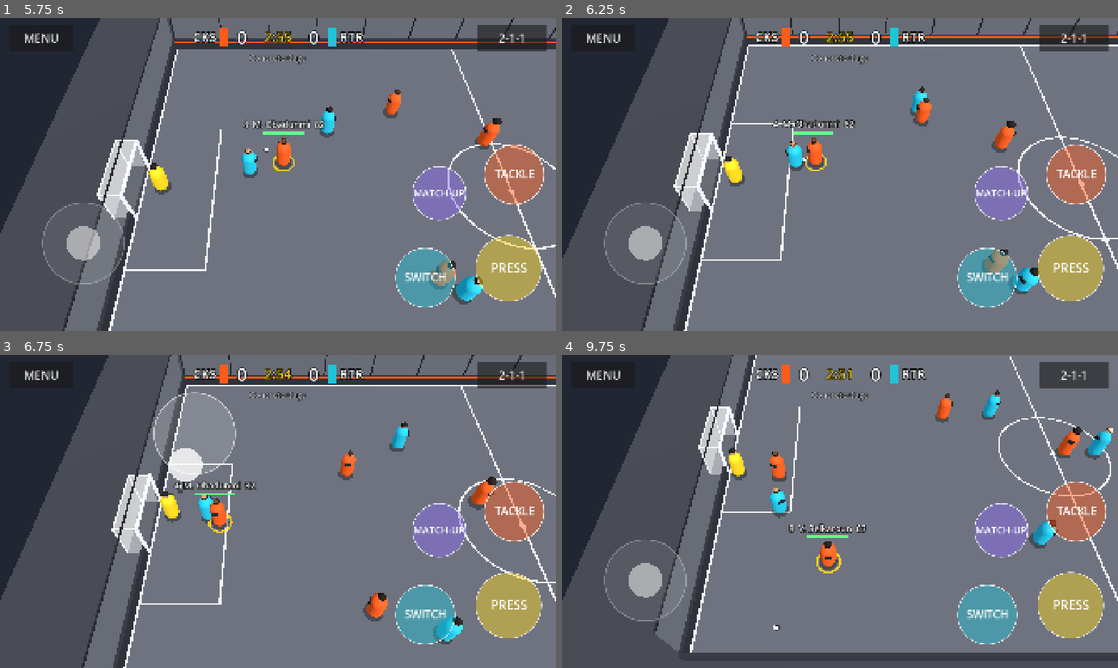
Above: before the commit, frames 1-4 (two rows, left to right).
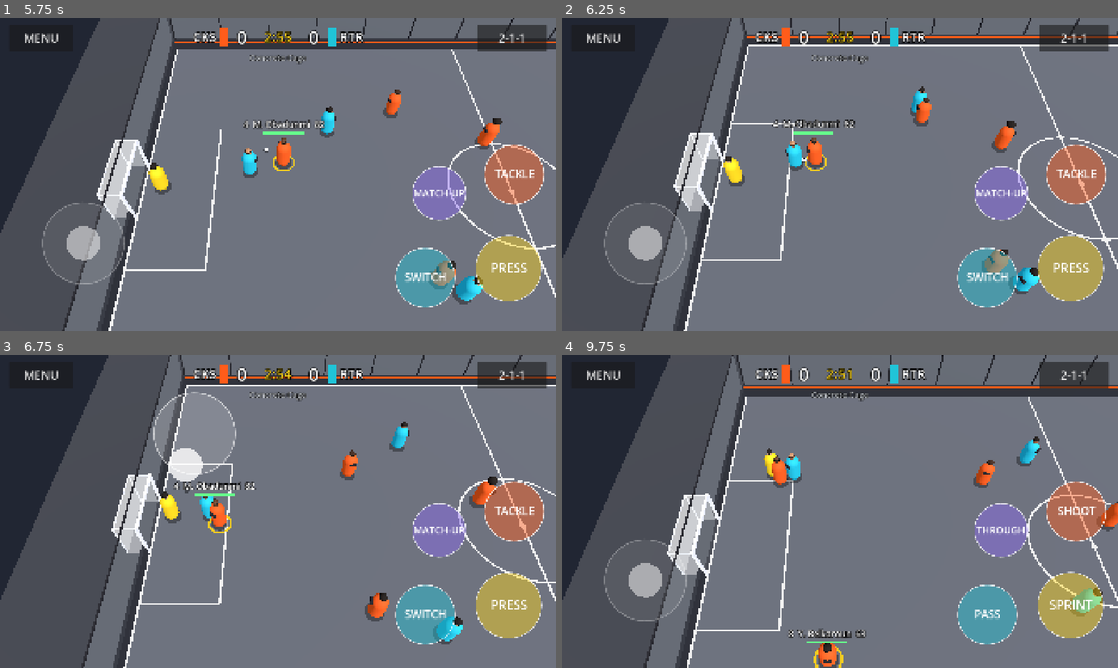
Above: after the commit, the same moments.

Repository: Ytyoussef123/RACING
Game: Godot game, scene res://scenes/boot/boot_screen.tscn
Two runs of this game, one before a commit and one after it. Both use one fixed random seed, a clock stepped at 60 frames per second and the inputs below.
Inputs (mouse positions are in pixels of both pictures, inside the frame that each line leads up to):
- Up to frame 1 (5.75 s): click "Play — Concrete Cage" at 0.5 s; move the mouse to (400, 158) at 1.27 s; hold D 1.28-2 s; tap E at 1.35 s; click (400, 158) at 1.42 s; tap Space at 1.52, 4.52 s; drag from (166, 190) to (250, 237) at 2.02 s; move the mouse to (333, 105) at 2.77 s; hold D 2.78-3.5 s; tap Q at 2.85 s; drag from (250, 237) to (111, 127) at 3.52 s; move the mouse to (444, 221) at 4.27 s; hold A 4.28-5 s; hold Shift 4.28-5 s; drag from (111, 127) to (194, 96) at 5.02 s
- Up to frame 2 (6.25 s): move the mouse to (867, 174) at 5.77 s; hold S from 5.78 s (still down); hold R from 5.78 s (still down); click (867, 174) at 5.92 s
- Up to frame 3 (6.75 s): release S at 6.5 s; release R at 6.5 s; drag from (194, 433) to (166, 527) at 6.52 s
- Up to frame 4 (9.75 s): move the mouse to (962, 495) at 7.27 s; hold W 7.28-8 s; tap F at 7.35 s; tap Space at 7.52 s; drag from (728, 527) to (812, 574) at 8.02 s; move the mouse to (895, 442) at 8.77 s; hold S 8.78-9.5 s; tap E at 8.85 s; drag from (812, 574) to (673, 464) at 9.52 s

Frame 1 is identical in both runs. In frame 2, less than 0.1% of the frame differs, in the area x 21-99%, y 1-82%; in frame 3, 0.7%; in frame 4, 15%, in the area x 14-100%, y 0-100%.

Commit message:
Balance: better AI shot choice and aim, keepers save a little less
Measured over 3 AI matches: 32.7 shots, 8.3 saves, 1.67 goals per
150 s - most shots missed. The AI now skips shots at a goal angle under
9 degrees or through a defender (unless very close), aims 55 cm inside
the post (was 35 cm), with smaller difficulty aim errors; keeper save
chance lowered a little on each difficulty.

Co-Authored-By: Claude Opus 5.5 <noreply@anthropic.com>
Claude-Session: https://claude.ai/code/session_01DzDgJmNS4phE2fFBij9fZM

Diff:
--- a/street-football/data/config/ai.json
+++ b/street-football/data/config/ai.json
@@ -6,35 +6,35 @@
 		"easy": {
 			"decision_interval": 0.45,
 			"speed_factor": 0.9,
-			"shot_error_degrees": 8.0,
+			"shot_error_degrees": 6.0,
 			"shoot_range": 9.0,
 			"pass_tendency": 0.15,
 			"pass_pressure_distance": 1.8,
 			"tackle_attempt_chance": 0.25,
 			"tackle_success_bonus": -0.15,
-			"keeper_save_chance": 0.4
+			"keeper_save_chance": 0.35
 		},
 		"normal": {
 			"decision_interval": 0.28,
 			"speed_factor": 0.97,
-			"shot_error_degrees": 4.0,
+			"shot_error_degrees": 3.0,
 			"shoot_range": 11.0,
 			"pass_tendency": 0.25,
 			"pass_pressure_distance": 2.2,
 			"tackle_attempt_chance": 0.45,
 			"tackle_success_bonus": 0.0,
-			"keeper_save_chance": 0.6
+			"keeper_save_chance": 0.55
 		},
 		"hard": {
 			"decision_interval": 0.15,
 			"speed_factor": 1.03,
-			"shot_error_degrees": 2.0,
+			"shot_error_degrees": 1.5,
 			"shoot_range": 12.5,
 			"pass_tendency": 0.35,
 			"pass_pressure_distance": 2.6,
 			"tackle_attempt_chance": 0.7,
 			"tackle_success_bonus": 0.1,
-			"keeper_save_chance": 0.75
+			"keeper_save_chance": 0.7
 		}
 	},
 	"role_shift": {
@@ -64,7 +64,7 @@
 	"pass_min_distance": 3.0,
 	"pass_max_distance": 20.0,
 	"shot_min_frac": 0.6,
-	"shot_corner_inset": 0.35,
+	"shot_corner_inset": 0.55,
 	"shot_charge_min": 0.25,
 	"shot_charge_max": 0.75,
 	"tackle_reach_factor": 0.9,
@@ -78,5 +78,8 @@
 	"keeper_save_min_speed": 7.0,
 	"keeper_hold_seconds": 1.0,
 	"keeper_parry_lift": 2.5,
-	"keeper_parry_spread": 3.0
+	"keeper_parry_spread": 3.0,
+	"shot_min_goal_angle_degrees": 9.0,
+	"shot_close_distance": 6.0,
+	"shot_lane_width": 0.5
 }
--- a/street-football/scripts/ai/carrier_ai.gd
+++ b/street-football/scripts/ai/carrier_ai.gd
@@ -26,7 +26,7 @@
 	var goal := Vector3(team.target_goal_x(court), 0.0, 0.0)
 	var dist_to_goal := player.flat_distance_to(goal)
 	var frac := team.to_frac(player.position.x, court)
-	if dist_to_goal < tuning.shoot_range and frac > Steering.num("shot_min_frac", 0.6):
+	if dist_to_goal < tuning.shoot_range and frac > Steering.num("shot_min_frac", 0.6) and _good_shot(player, ctx, dist_to_goal):
 		_start_shot(player, ctx, dist_to_goal)
 		return _continue_shot(player, 0.0)
 	var pressure := team.opponent.nearest_distance_to(player.position)
@@ -40,6 +40,27 @@
 			return intent
 	state.action = AiPlayerState.Action.DRIBBLE
 	return null
+
+
+## Worth a shot: the goal is not seen at too tight an angle, and no outfield defender stands in
+## the shot's path (unless very close to goal).
+static func _good_shot(player: Player, ctx: MatchContext, dist_to_goal: float) -> bool:
+	var court := ctx.court
+	var goal_x := player.team.target_goal_x(court)
+	var to_near := Vector2(goal_x - player.position.x, court.half_goal_width - player.position.z)
+	var to_far := Vector2(goal_x - player.position.x, -court.half_goal_width - player.position.z)
+	if rad_to_deg(absf(to_near.angle_to(to_far))) < Steering.num("shot_min_goal_angle_degrees", 9.0):
+		return false
+	if dist_to_goal < Steering.num("shot_close_distance", 6.0):
+		return true
+	var from := Vector2(player.position.x, player.position.z)
+	var to := Vector2(goal_x, 0.0)
+	var width := Steering.num("shot_lane_width", 0.5)
+	for opp in player.team.opponent.outfield():
+		var p := Vector2(opp.position.x, opp.position.z)
+		if Geometry2D.get_closest_point_to_segment(p, from, to).distance_to(p) < width:
+			return false
+	return true
 
 
 static func _start_shot(player: Player, ctx: MatchContext, dist_to_goal: float) -> void:
